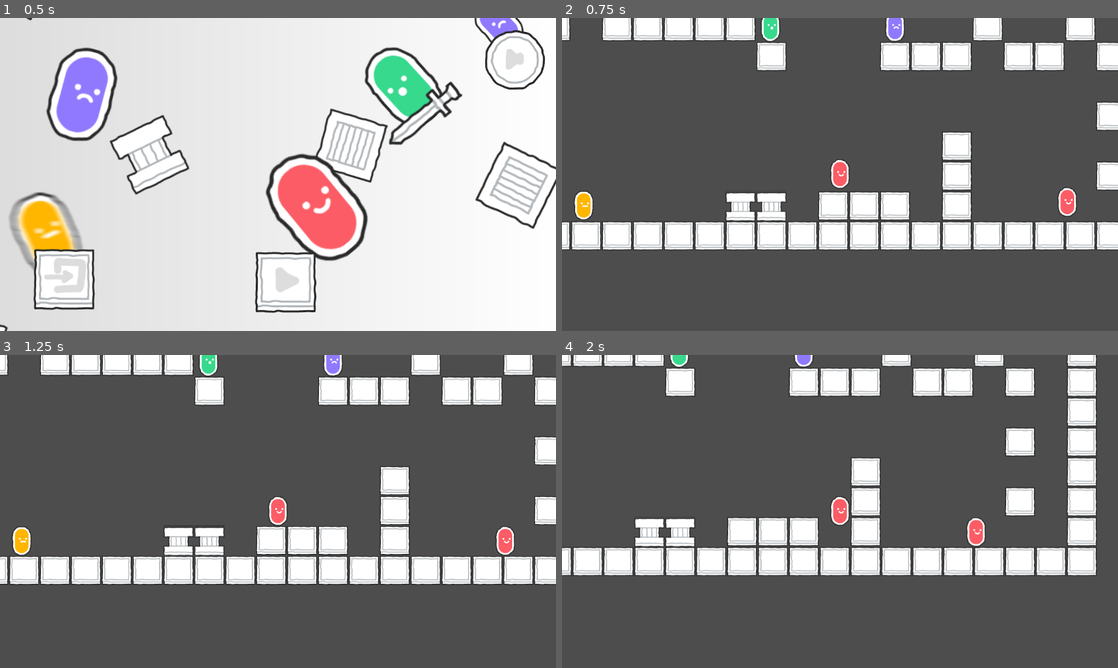
Above: before the commit, frames 1-4 (two rows, left to right).
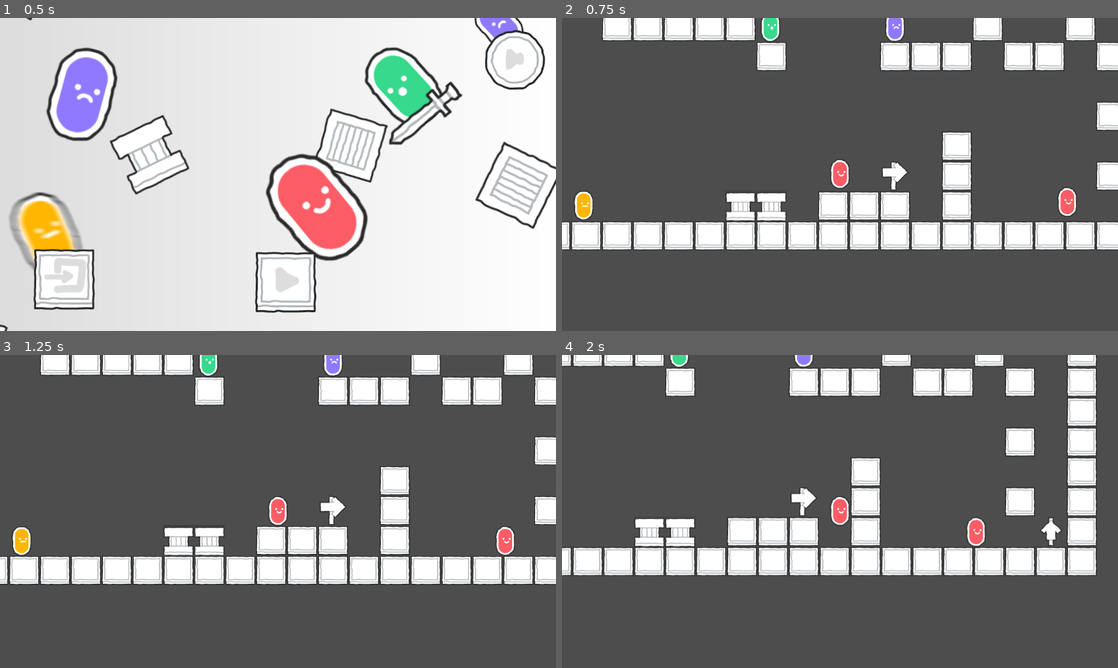
Above: after the commit, the same moments.

Repository: Alloces/DeadIsGood
Game: Godot game, scene res://MainMenu.tscn
The game is run twice, just before and just after one commit, with the same random seed, the same clock (stepped at 60 frames per second) and the same inputs.
Inputs (mouse positions are in pixels of both pictures, inside the frame that each line leads up to):
- Up to frame 1 (0.5 s): no input
- Up to frame 2 (0.75 s): click (845, 280) at 0.5 s
- Up to frame 3 (1.25 s): no input
- Up to frame 4 (2 s): tap Enter (ui_accept) at 1.25, 1.52 s; move the mouse to (962, 495) at 1.27 s; hold Right (ui_right) from 1.28 s (still down); click (962, 495) at 1.42 s

Frame 1 is identical in both runs. In frame 2, 0.3% of the frame differs, in the area x 0-63%, y 0-56%; in frame 3, 0.3%; in frame 4, 0.4%, in the area x 41-90%, y 42-61%.

Commit message:
add arrows

Diff:
--- a/scenes/Levels/Level_2.tscn
+++ b/scenes/Levels/Level_2.tscn
@@ -4,12 +4,12 @@
 [ext_resource type="PackedScene" uid="uid://chm67gi5crs17" path="res://scenes/Dude/Dude.tscn" id="3_h32pb"]
 [ext_resource type="PackedScene" uid="uid://cm3epcu8kcvxg" path="res://scenes/Levels/TileMap.tscn" id="3_huigp"]
 
-[node name="Level_1" type="Node2D" node_paths=PackedStringArray("_player")]
+[node name="Level_2" type="Node2D" node_paths=PackedStringArray("_player")]
 script = ExtResource("1_702yy")
 _player = NodePath("Player")
 
 [node name="TileMap" parent="." instance=ExtResource("3_huigp")]
-layer_0/tile_data = PackedInt32Array(589824, 65536, 10, 5898 …(1184 unchanged characters)… 598, 65536, 10, 196599, 65536, 10, 196600, 65536, 10, 196602, 65536, 10, 196603, 65536, 10, 196604, 65536, 10, 196605, 65536, 10, 196606, 65536, 10, 262143, 65536, 10, 196611, 65536, 10, 196612, 65536, 10, 196613, 65536, 10, 131078, 65536, 10, 196615, 65536, 10, 196616, 65536, 10, 131081, 65536, 10, 196618, 65536, 10, 327690, 65536, 10, 458762, 65536, 10, -5, 65536, 10, -65541, 65536, 10, -65542, 65536, 10, -65543, 65536, 10, -11, 65536, 10, -65547, 65536, 10, -65546, 65536, 10, -65545, 65536, 10, -65544, 65536, 10, 131062, 327680, 8)
+layer_0/tile_data = PackedInt32Array(589824, 65536, 10, 5898 …(1184 unchanged characters)… 598, 65536, 10, 196599, 65536, 10, 196602, 65536, 10, 196603, 65536, 10, 196604, 65536, 10, 196605, 65536, 10, 196606, 65536, 10, 262143, 65536, 10, 196611, 65536, 10, 196612, 65536, 10, 196613, 65536, 10, 131078, 65536, 10, 196615, 65536, 10, 196616, 65536, 10, 131081, 65536, 10, 196618, 65536, 10, 327690, 65536, 10, 458762, 65536, 10, -5, 65536, 10, -65541, 65536, 10, -65542, 65536, 10, -65543, 65536, 10, -11, 65536, 10, -65547, 65536, 10, -65546, 65536, 10, -65545, 65536, 10, -65544, 65536, 10, 131062, 327680, 8, 458755, 393216, 2, 524299, 393216, 1, 65537, 393216, 65538)
 
 [node name="Player" parent="." instance=ExtResource("3_h32pb")]
 position = Vector2(110, 446)
--- a/scenes/Levels/TileMap.tscn
+++ b/scenes/Levels/TileMap.tscn
@@ -74,9 +74,15 @@
 5:2/0 = 0
 5:2/0/physics_layer_0/linear_velocity = Vector2(0, 0)
 5:2/0/physics_layer_0/angular_velocity = 0.0
+6:2/next_alternative_id = 2
 6:2/0 = 0
 6:2/0/physics_layer_0/linear_velocity = Vector2(0, 0)
 6:2/0/physics_layer_0/angular_velocity = 0.0
+6:2/1 = 1
+6:2/1/flip_h = true
+6:2/1/flip_v = true
+6:2/1/physics_layer_0/linear_velocity = Vector2(0, 0)
+6:2/1/physics_layer_0/angular_velocity = 0.0
 7:2/0 = 0
 7:2/0/physics_layer_0/linear_velocity = Vector2(0, 0)
 7:2/0/physics_layer_0/angular_velocity = 0.0
